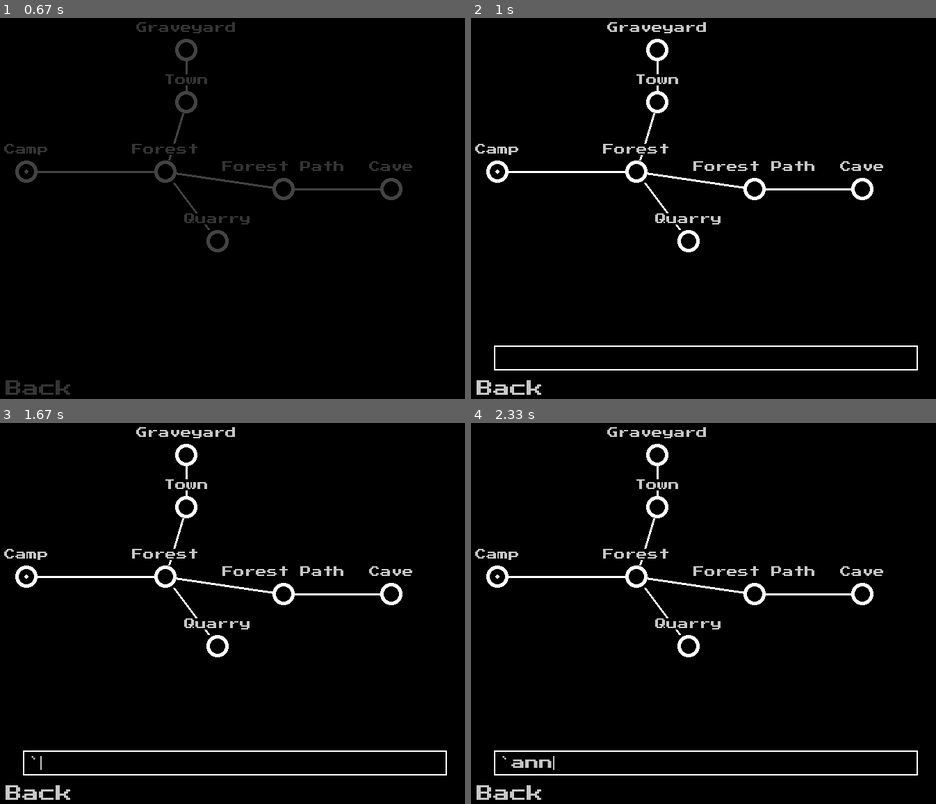
Above: before the commit, frames 1-4 (two rows, left to right).
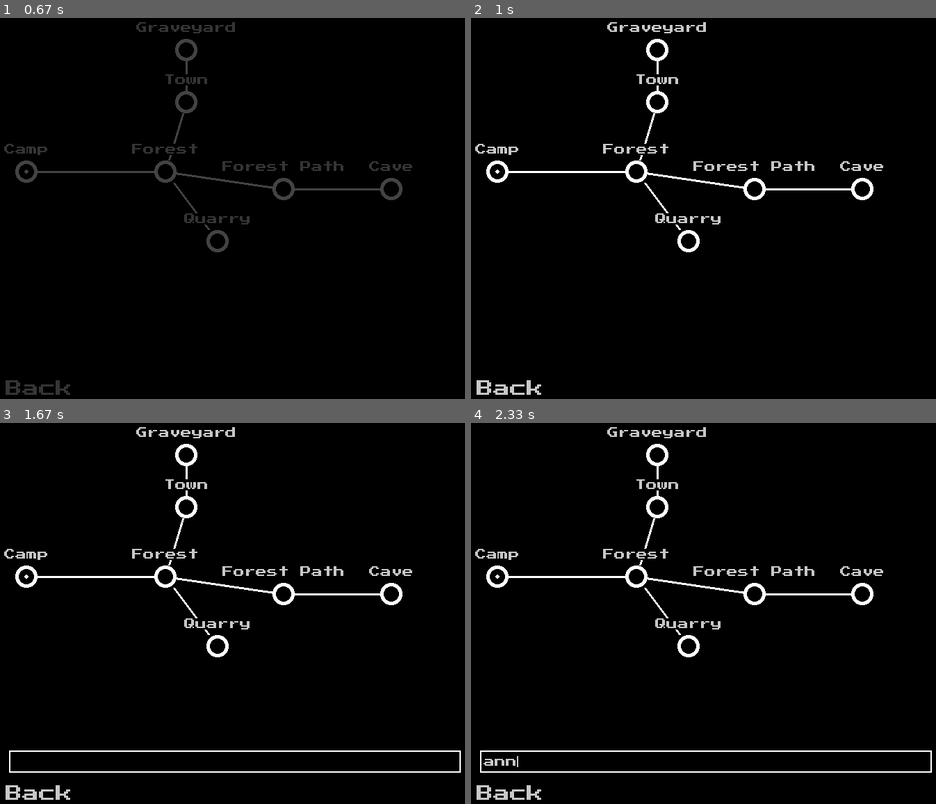
Above: after the commit, the same moments.

Repository: Cyborger/PygameTextRPG
Game: pygame game, started from launcher.py
The game is run twice, just before and just after one commit, with the same random seed, the same clock (stepped at 60 frames per second) and the same inputs.
Inputs (mouse positions are in pixels of both pictures, inside the frame that each line leads up to):
- Up to frame 1 (0.67 s): tap Enter at 0.33 s
- Up to frame 2 (1 s): hold F1 from 0.67 s (still down); hold Up from 0.67 s (still down); move the mouse to (689, 193) at 0.7 s
- Up to frame 3 (1.67 s): release F1 at 1.13 s; release Up at 1.13 s; hold ` from 1.22 s (still down); hold Up from 1.22 s (still down)
- Up to frame 4 (2.33 s): release ` at 1.68 s; release Up at 1.68 s; type "ann" at 1.77 s; tap Enter at 2.1 s; hold Esc from 2.32 s (still down); hold Up from 2.32 s (still down)

Frame 1 is identical in both runs. In frame 2, 0.7% of the frame differs, in the area x 4-97%, y 85-93%; in frame 3, 0.8%; in frame 4, 1.0%, in the area x 1-100%, y 85-93%.

Commit message:
Added more to console

Diff:
--- a/core/console.py
+++ b/core/console.py
@@ -1,18 +1,21 @@
 import pygame
 from lib.gui.inputField import InputField
+from lib.gui.label import Label
 
 
 class Console:
     def __init__(self, game):
         self.game = game
         self.currentDisplay = None
-        self.textField = InputField(y=600, maxLength=30, fontSize=20)
+        self.textField = InputField(y=600, maxLength=40, fontSize=16)
         self.textField.rect.centerx = 350
         self.textField.showPrompt = True
+        self.message = None
         self.gettingInput = True
 
     def loop(self):
         self.currentDisplay = self.game.display.display.copy()
+        self.message = None
         self.gettingInput = True
         while self.gettingInput:
             self.handleEvents()
@@ -26,7 +29,8 @@
             elif event.type == pygame.KEYDOWN:
                 if event.key == pygame.K_RETURN:
                     self.parseCommand()
-                elif event.key == pygame.K_ESCAPE or event.key == pygame.K_F1:
+                elif (event.key == pygame.K_ESCAPE or
+                      event.key == pygame.K_BACKQUOTE):
                     self.gettingInput = False
                 elif event.key == pygame.K_BACKSPACE:
                     self.textField.backspace()
@@ -37,6 +41,8 @@
         self.game.display.clear()
         self.game.display.draw(self.currentDisplay)
         self.game.display.draw(self.textField.image, self.textField.rect)
+        if self.message is not None:
+            self.game.display.draw(self.message.image, self.message.rect)
         pygame.display.flip()
 
     def parseCommand(self):
@@ -44,4 +50,26 @@
         if len(text) > 0:
             commands = text.split(" ")
             if commands[0] == "changemenu":
-                self.game.changeMenu(commands[1])
+                self.changeMenu(commands[1])
+            elif commands[0] == "travel":
+                self.travel(commands[1])
+
+    def displayMessage(self, text):
+        self.message = Label(text, y=575, fontSize=16)
+        self.message.rect.centerx = 350
+
+    def changeMenu(self, menuName):
+        try:
+            self.game.changeMenu(menuName)
+            self.gettingInput = False
+        except Exception as e:
+            self.displayMessage(str(e))
+
+    def travel(self, locationName):
+        try:
+            location = self.game.locationManager.getLocation(locationName)
+            self.game.getState("locationState").currentLocation = location
+            self.game.changeMenu("locationState/mainLocationMenu")
+            self.gettingInput = False
+        except Exception as e:
+            self.displayMessage(str(e))
--- a/core/game.py
+++ b/core/game.py
@@ -6,6 +6,7 @@
 from lib.jsonLoader import JSONLoader
 from lib.display import Display
 from core.itemManager import ItemManager
+from core.locationManager import LocationManager
 from core.player import Player
 from core.console import Console
 
@@ -13,11 +14,12 @@
 class Game:
     def __init__(self):
         self.display = Display(700, 700)
+        self.itemManager = ItemManager()
+        self.locationManager = LocationManager()
         self.states = [TitleMenuState(self), CharacterCreationState(self),
                        LocationState(self), BattleState(self)]
         self.currentState = None
         self.running = True
-        self.itemManager = ItemManager()
         self.player = Player()
         self.player.inventory.addItems(self.itemManager.getItem("Sword"))
         self.player.heldWeapon = self.player.inventory.getItems()[0]
--- /dev/null
+++ b/core/locationManager.py
@@ -0,0 +1,21 @@
+from lib.jsonLoader import JSONLoader
+from core.location import Location
+
+
+class LocationManager:
+    def __init__(self):
+        self.locations = self.loadLocations()
+
+    def loadLocations(self):
+        return JSONLoader.loadJSONFile("locations", Location)
+
+    def getLocation(self, locationName):
+        for location in self.locations:
+            if location.name.lower() == locationName.lower():
+                return location
+        raise LocationNotFoundException(locationName.lower())
+
+
+class LocationNotFoundException(Exception):
+    def __init__(self, locationName):
+        super().__init__("Unable to find location: " + locationName)
--- a/lib/menu.py
+++ b/lib/menu.py
@@ -27,7 +27,8 @@
         for event in events:
             if event.type == pygame.QUIT:
                 self.getRoot().running = False
-            elif event.type == pygame.KEYDOWN and event.key == pygame.K_F1:
+            elif (event.type == pygame.KEYDOWN and
+                  event.key == pygame.K_BACKQUOTE):
                 self.getRoot().enterConsole()
         self.navigationHandler.handleNavigationEvents(events)
 
--- a/menus/travelMenu.py
+++ b/menus/travelMenu.py
@@ -26,10 +26,11 @@
     def createBackground(self):
         self.surfaces[:] = []
         image = pygame.Surface((700, 700))
-        for location in self.getParent().locations:
+        for location in self.getRoot().locationManager.locations:
             for direction in location.connectedLocations:
                 locationName = location.connectedLocations[direction]
-                connectedLocation = self.getParent().getLocation(locationName)
+                connectedLocation = self.getRoot().locationManager.\
+                        getLocation(locationName)
                 start = location.mapLocation
                 start = [start[0], start[1]]
                 end = connectedLocation.mapLocation
@@ -43,7 +44,7 @@
         buttonImageCurrent = pygame.image.load("res/buttons/mapCurrent.png")
         buttonImageHovered = pygame.image.load("res/buttons/mapHovered.png")
 
-        for location in self.getParent().locations:
+        for location in self.getRoot().locationManager.locations:
             x, y = location.mapLocation[0] - 16, location.mapLocation[1] - 16
             if location == self.getParent().currentLocation:
                 # Can't select because it is the current location
@@ -64,7 +65,7 @@
 
     def createLabels(self):
         self.labels[:] = []
-        for location in self.getParent().locations:
+        for location in self.getRoot().locationManager.locations:
             newLabel = Label(location.name, fontSize=16)
             newLabel.rect.centerx = location.mapLocation[0]
             newLabel.rect.bottom = location.mapLocation[1] - 24
@@ -116,7 +117,7 @@
             self.resetSelection()
 
     def locationSelected(self, locationName):
-        location = self.menu.getParent().getLocation(locationName)
+        location = self.menu.getRoot().locationManager.getLocation(locationName)
         self.selectedButton = self.getLocationButton(location)
         self.updateButtonFocus()
 
--- a/states/locationState.py
+++ b/states/locationState.py
@@ -12,14 +12,13 @@
 class LocationState(State):
     def __init__(self, game):
         super().__init__("locationState", game)
-        self.locations = JSONLoader.loadJSONFile("locations", Location)
-        self.currentLocation = self.locations[0]
+        self.currentLocation = self.getRoot().\
+                locationManager.getLocation("camp")
         self.addMenus(MainLocationMenu(self), TravelMenu(self),
                       PlayerInfoMenu(self),
                       InventoryMenu(self, "mainLocationMenu"))
 
     def changeLocation(self, location):
-        # Figure out if battle or not
         self.currentLocation = location
         if self.currentLocation.hasEnemies():
             self.lookForEnemies()
@@ -33,13 +32,3 @@
             self.getRoot().getState("battleState").newBattle(location)
         else:
             self.getRoot().fadeMenuChange("mainLocationMenu")
-
-    def getLocation(self, locationName):
-        for location in self.locations:
-            if location.name == locationName:
-                return location
-
-
-class LocationNotFoundException(Exception):
-    def __init__(self, locationName):
-        super().__init__("Unable to find location: " + locationName)
